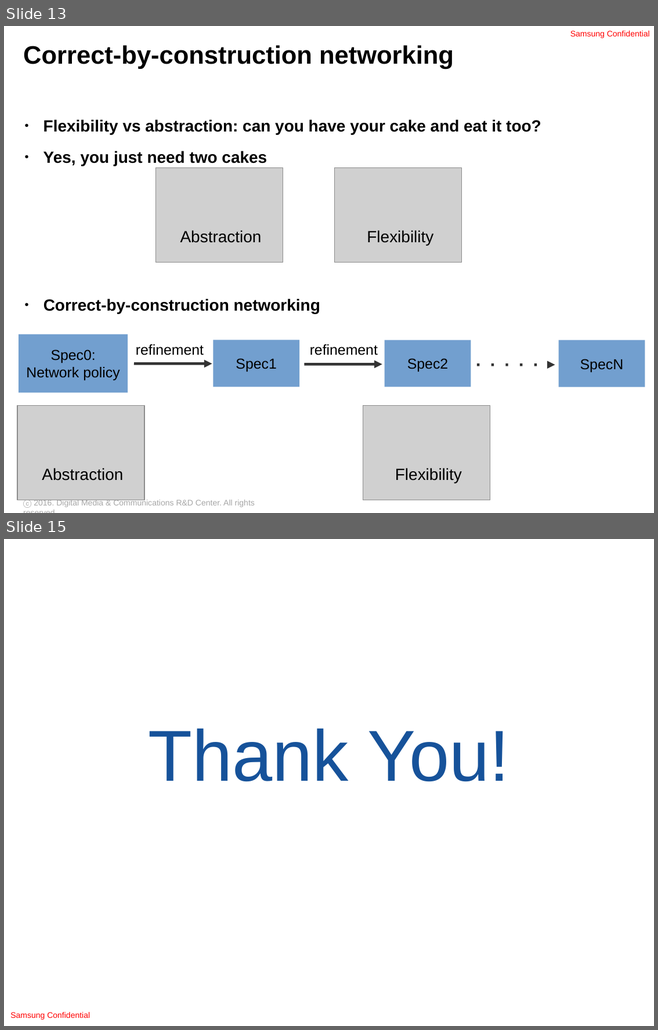
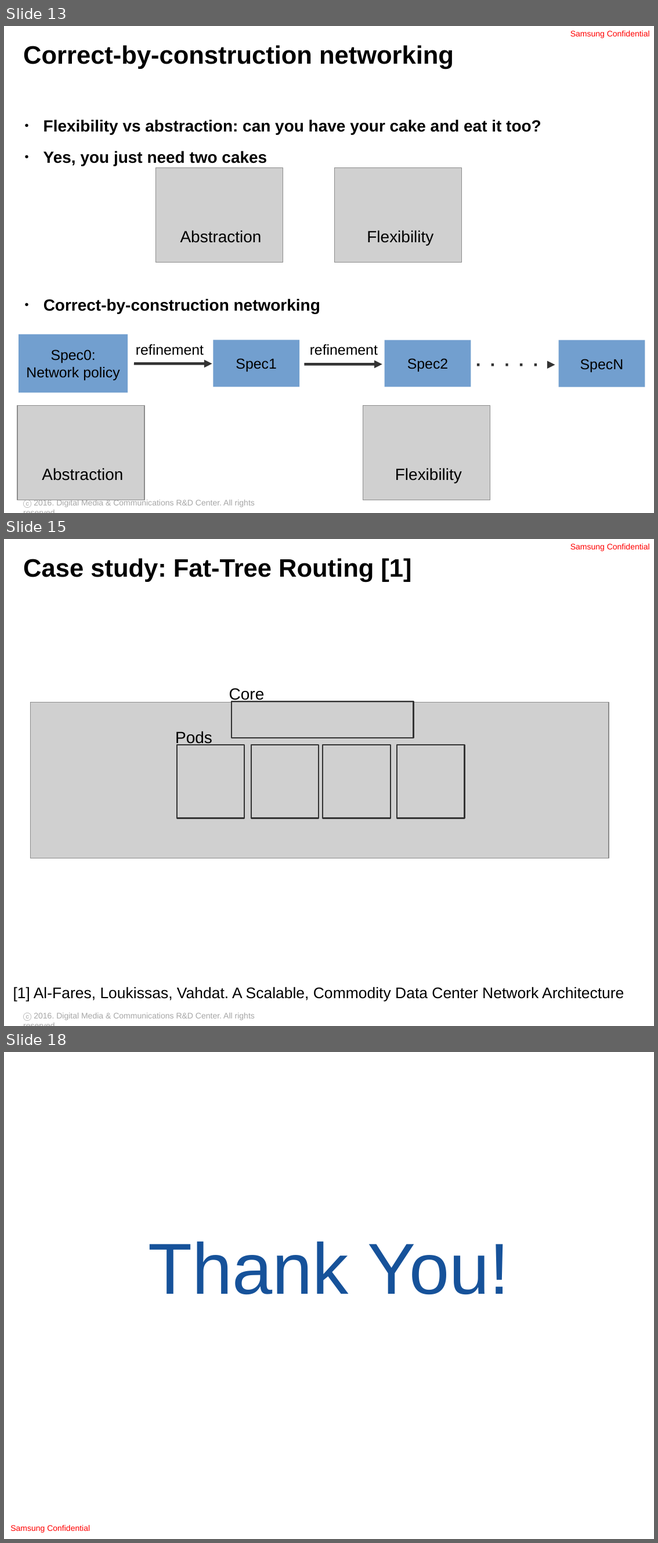
Before and after one commit to ryzhyk/cocoon, a slide deck: doc/distsys_talk_03_09_16.odp. Shown one above the other, each under a label of ours: slides 13 and 15 before the commit, slides 13, 15 and 18 after it; the slides between them are not shown. The pictures are 658x1030 and 658x1543 pixels, drawn with LibreOffice and Linux fonts; fonts in the diff are those of the drawing; grey boxes stand for pictures; background and template pictures are left out. Boxes give left, top, right and bottom in pixels: in the first picture for what was removed or moved away, otherwise in the second. Text is boxed around its words. In the diff, an @@ line names an element or a change of style, - is before the commit and + after.

```diff
--- a/doc/distsys_talk_03_09_16.odp
+++ b/doc/distsys_talk_03_09_16.odp
@@ slide 15 added at (x1=4, y1=539, x2=654, y2=1026), background #FFFFFF; not listed: 2 template elements that a slide beside it also shows @@
@@ title added at (x1=23, y1=558, x2=411, y2=582), 28 pt, text #000000, bold @@
+Case study: Fat-Tree Routing [1]
@@ text added at (x1=229, y1=688, x2=264, y2=703), 18 pt, text #000000 @@
+Core
@@ picture added at (x1=30, y1=702, x2=608, y2=858) @@
@@ rectangle added at (x1=231, y1=701, x2=413, y2=738), outline #333333 1.45 pt @@
@@ text added at (x1=175, y1=731, x2=212, y2=746), 18 pt, text #000000 @@
+Pods
@@ rectangle added at (x1=177, y1=745, x2=244, y2=819), outline #333333 1.45 pt @@
@@ rectangle added at (x1=251, y1=745, x2=318, y2=819), outline #333333 1.45 pt @@
@@ rectangle added at (x1=322, y1=745, x2=390, y2=819), outline #333333 1.45 pt @@
@@ rectangle added at (x1=397, y1=745, x2=465, y2=819), outline #333333 1.45 pt @@
@@ text added at (x1=13, y1=987, x2=623, y2=1002), 17 pt, text #000000 @@
+[1] Al-Fares, Loukissas, Vahdat. A Scalable, Commodity Data Center Network Architecture
@@ what was slide 15 is now slide 18 @@
```
Also in this commit, not shown: 2 slides changed, 2 other slides added.
